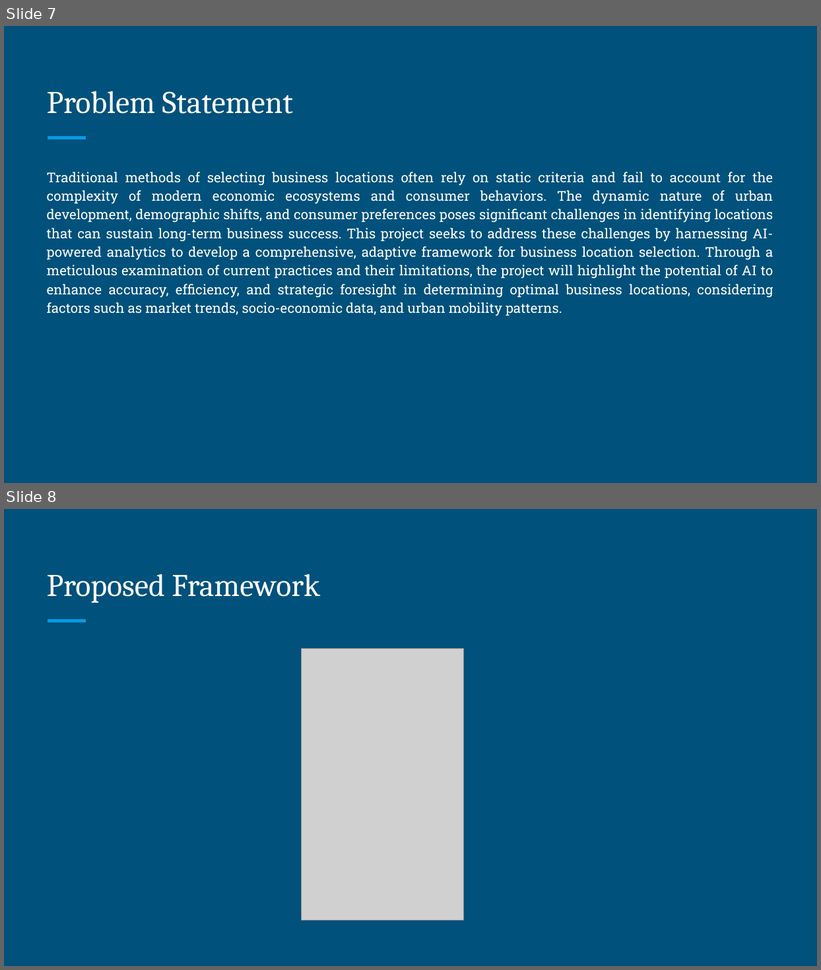
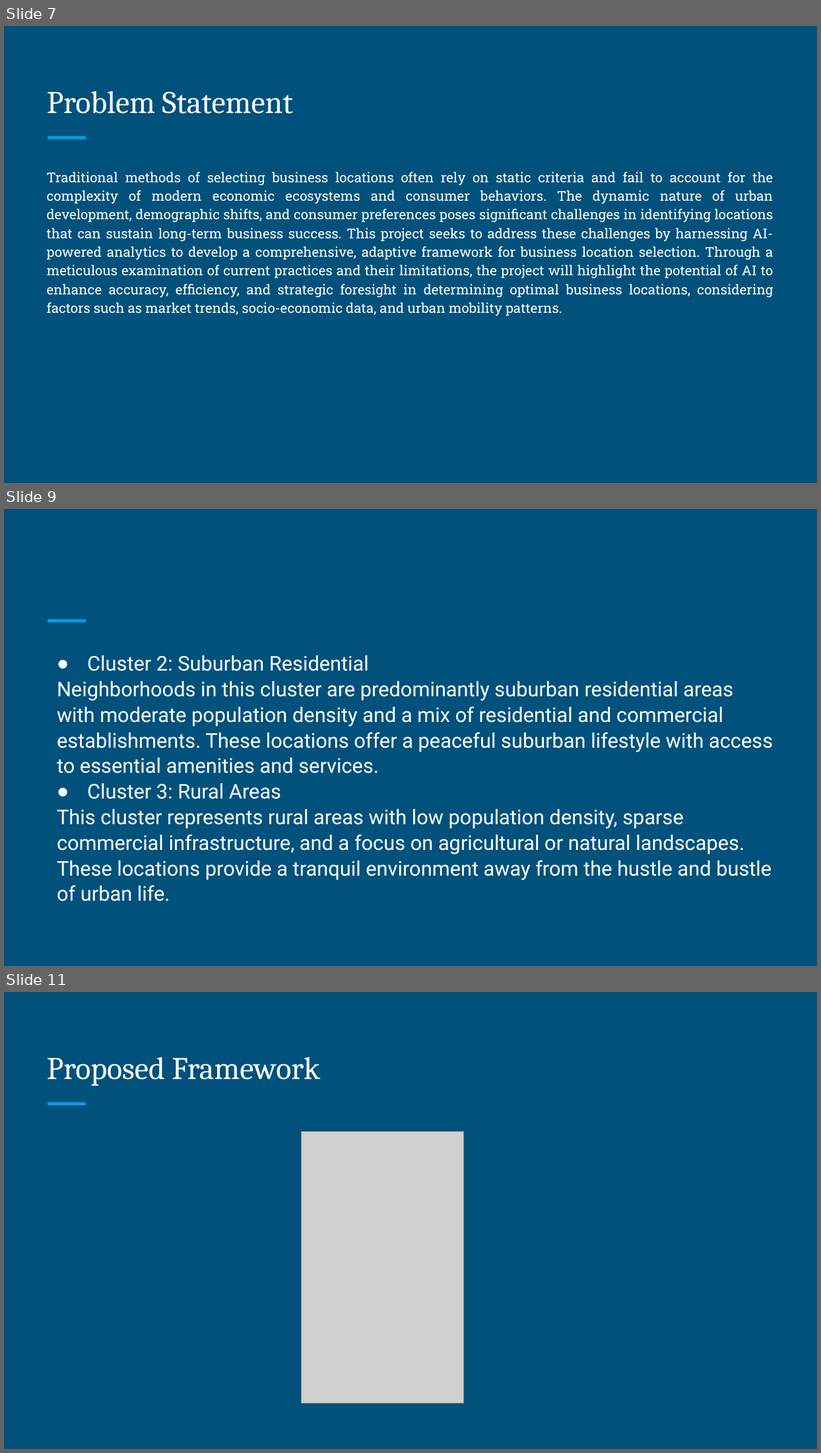
Before and after one commit to DineshKyanam/Revolutionary-AI-powered-Analytics-for-Uncovering-Optimal-Business-Locations, a slide deck: Revolutionary AI-powered Analytics for Uncovering Optimal Business Locations.pptx. Shown one above the other, each under a label of ours: slides 7 and 8 before the commit, slides 7, 9 and 11 after it; the slides between them are not shown. The pictures are 821x970 and 821x1453 pixels, drawn with LibreOffice and Linux fonts; fonts in the diff are those of the drawing; grey boxes stand for pictures. Boxes give left, top, right and bottom in pixels: in the first picture for what was removed or moved away, otherwise in the second. Text is boxed around its words. In the diff, an @@ line names an element or a change of style, - is before the commit and + after.

```diff
--- a/Revolutionary AI-powered Analytics for Uncovering Optimal Business Locations.pptx
+++ b/Revolutionary AI-powered Analytics for Uncovering Optimal Business Locations.pptx
@@ slide 9 added at (x1=4, y1=509, x2=817, y2=966), background #00517C; not listed: 1 template element that a slide beside it also shows @@
@@ text added at (x1=57, y1=656, x2=773, y2=902), 18 pt, text #FFFFFF @@
+● Cluster 2: Suburban Residential
+Neighborhoods in this cluster are predominantly suburban residential areas with moderate population density and a mix of residential and commercial establishments. These locations offer a peaceful suburban lifestyle with access to essential amenities and services.
+● Cluster 3: Rural Areas
+This cluster represents rural areas with low population density, sparse commercial infrastructure, and a focus on agricultural or natural landscapes. These locations provide a tranquil environment away from the hustle and bustle of urban life.
@@ what was slide 8 is now slide 11 @@
```
Also in this commit, not shown: 2 other slides added.
